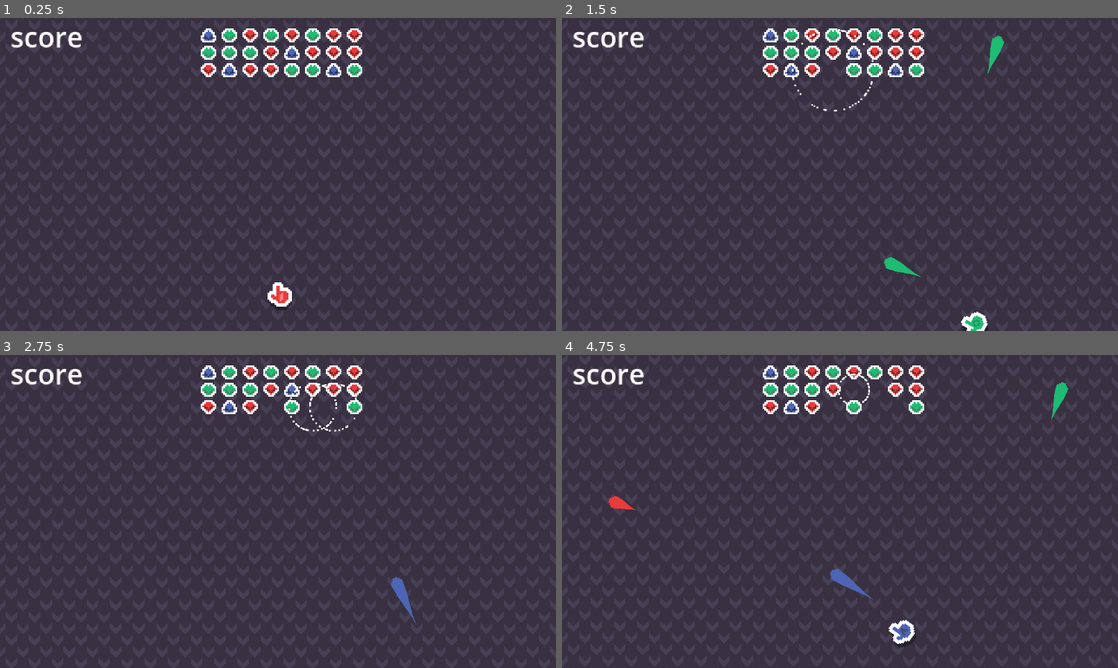
Above: before the commit, frames 1-4 (two rows, left to right).
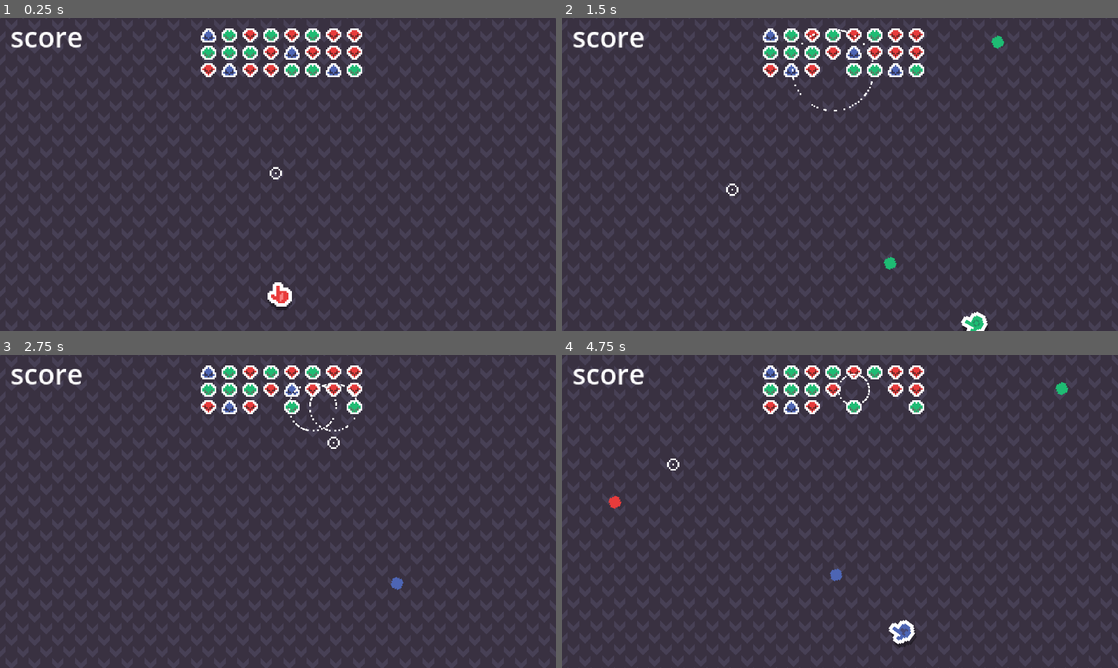
Above: after the commit, the same moments.

Repository: mrbartchak/rgb-game
Game: Godot game, scene res://core/Main.tscn
The game is run twice, just before and just after one commit, with the same random seed, the same clock (stepped at 60 frames per second) and the same inputs.
Inputs (mouse positions are in pixels of both pictures, inside the frame that each line leads up to):
- Up to frame 1 (0.25 s): no input
- Up to frame 2 (1.5 s): tap Enter at 0.5 s; move the mouse to (962, 158) at 0.52 s; hold D (move_right) 0.53-1.28 s; tap Space at 0.77 s; move the mouse to (728, 190) at 1.27 s; hold S (move_down) from 1.28 s (still down)
- Up to frame 3 (2.75 s): tap Space at 1.52 s; move the mouse to (333, 442) at 2.02 s; release S (move_down) at 2.03 s; hold D (move_right) from 2.03 s (still down)
- Up to frame 4 (4.75 s): move the mouse to (812, 574) at 2.77 s; release D (move_right) at 2.78 s; hold W (move_up) 2.78-3.53 s; tap Space at 3.02, 3.77, 4.52 s; move the mouse to (1006, 558) at 3.52 s; hold A (move_left) from 3.53 s (still down); move the mouse to (673, 464) at 4.27 s

The runs differ from the first frame. In frame 1, less than 0.1% of the frame differs, in the area x 48-51%, y 47-52%; in frame 2, 0.2%; in frame 3, 0.2%; in frame 4, 0.3%, in the area x 9-91%, y 10-79%.
Error after the commit: Invalid access to property or key 'global_positionsa' on a base object of type 'Sprite2D'. (res://effects/BulletTrail.gd:7)

Commit message:
add cursor

Diff:
--- a/combat/bullets/Bullet.tscn
+++ b/combat/bullets/Bullet.tscn
@@ -5,7 +5,7 @@
 [ext_resource type="Script" uid="uid://6x7xdwionyif" path="res://effects/BulletTrail.gd" id="3_qjw6a"]
 
 [sub_resource type="Curve" id="Curve_qjw6a"]
-_data = [Vector2(0, 0), 0.0, 0.0, 0, 0, Vector2(1, 1), 0.0, 0.0, 0, 0]
+_data = [Vector2(0, 0), 0.0, 0.0, 0, 0, Vector2(0.99999994, 1), 0.5758683, 0.0, 0, 0]
 point_count = 2
 
 [sub_resource type="CapsuleShape2D" id="CapsuleShape2D_2ropf"]
--- a/core/Main.tscn
+++ b/core/Main.tscn
@@ -1,8 +1,9 @@
-[gd_scene load_steps=6 format=3 uid="uid://cqrt6l4gkc6l6"]
+[gd_scene load_steps=7 format=3 uid="uid://cqrt6l4gkc6l6"]
 
 [ext_resource type="PackedScene" uid="uid://vikhvm0qgvh4" path="res://EnemySpawner.tscn" id="1_b2jpy"]
 [ext_resource type="PackedScene" uid="uid://dl7sw8d8ko5su" path="res://player/Player.tscn" id="2_vhp41"]
 [ext_resource type="Shader" uid="uid://duufd1vl0w0v5" path="res://assets/shaders/scrolling_background.gdshader" id="3_1bm4c"]
+[ext_resource type="PackedScene" uid="uid://bwb25uqmhv3nv" path="res://core/cursor/Cursor.tscn" id="3_vhp41"]
 [ext_resource type="Texture2D" uid="uid://c4ntiaf7eh4u6" path="res://assets/backgrounds/pattern_10.png" id="4_66bhq"]
 
 [sub_resource type="ShaderMaterial" id="ShaderMaterial_q8u5g"]
@@ -20,6 +21,8 @@
 
 [node name="Player" parent="World2D" instance=ExtResource("2_vhp41")]
 position = Vector2(161, 159)
+
+[node name="Cursor" parent="World2D" instance=ExtResource("3_vhp41")]
 
 [node name="UI" type="Control" parent="."]
 layout_mode = 3
--- /dev/null
+++ b/core/cursor/Cursor.gd
@@ -0,0 +1,7 @@
+extends Sprite2D
+
+func _ready() -> void:
+	Input.mouse_mode = Input.MOUSE_MODE_HIDDEN
+
+func _physics_process(delta: float) -> void:
+	global_position = lerp(global_position, get_global_mouse_position(), 16.5*delta)
--- /dev/null
+++ b/core/cursor/Cursor.tscn
@@ -0,0 +1,9 @@
+[gd_scene load_steps=3 format=3 uid="uid://bwb25uqmhv3nv"]
+
+[ext_resource type="Texture2D" uid="uid://bx41460ir1slt" path="res://core/cursor/cursor_circle_dot.png" id="1_84dpi"]
+[ext_resource type="Script" uid="uid://pgbs3d6o028t" path="res://core/cursor/Cursor.gd" id="1_p6d4d"]
+
+[node name="Cursor" type="Sprite2D"]
+z_index = 4096
+texture = ExtResource("1_84dpi")
+script = ExtResource("1_p6d4d")
--- a/effects/BulletTrail.gd
+++ b/effects/BulletTrail.gd
@@ -1,9 +1,9 @@
 extends Line2D
 
-var trail_length: int = 5
+var trail_length: int = 10
 var color: Color = Color.WHITE
 
 func _process(_delta: float) -> void:
-	add_point(get_parent().global_position)
+	add_point(get_parent().global_positionsa)
 	if points.size() > trail_length:
 		remove_point(0)
--- a/player/Player.gd
+++ b/player/Player.gd
@@ -8,7 +8,6 @@
 var is_firing: bool = false
 
 func _ready() -> void:
-	#Input.mouse_mode = Input.MOUSE_MODE_HIDDEN
 	set_color_mode(0)
 	$Skin.texture = current_chroma.texture
 	$AttackTimer.wait_time = 1.0 / current_chroma.base_attack.fire_rate
Not shown, added: core/cursor/Cursor.gd.uid
Binary file added: core/cursor/cursor_circle_dot.png
Not shown, added: core/cursor/cursor_circle_dot.png.import
